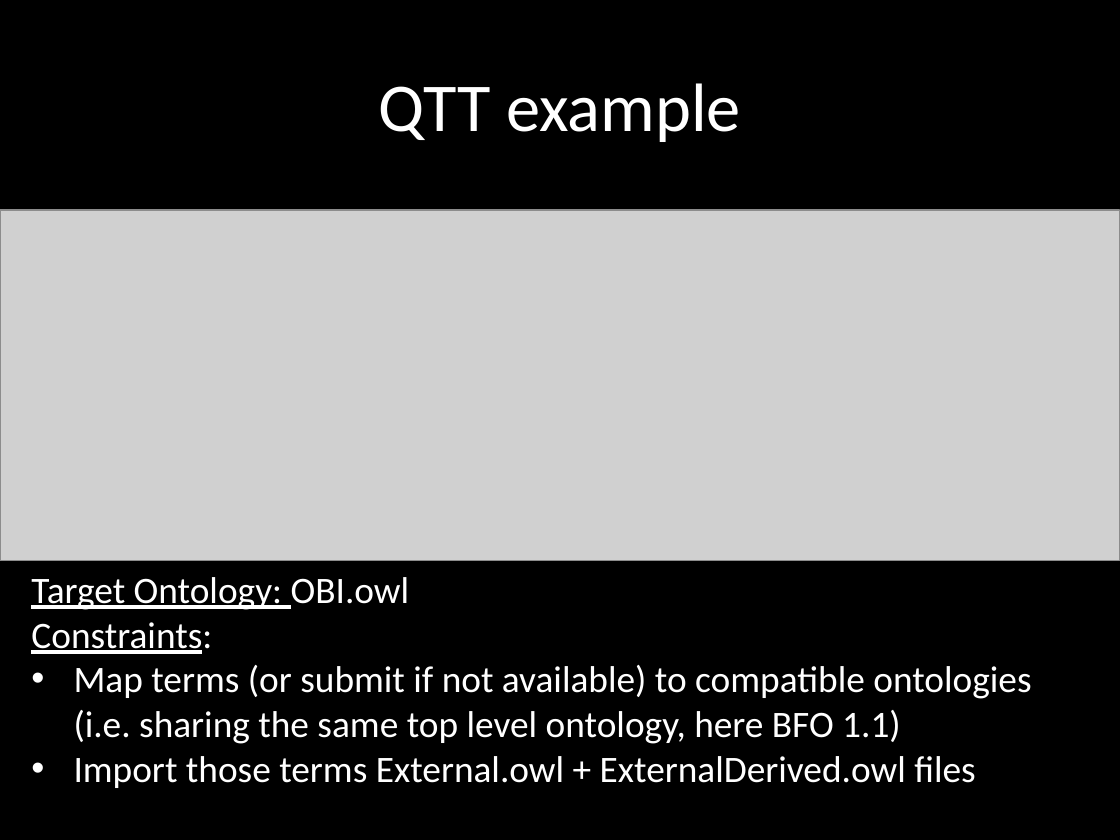
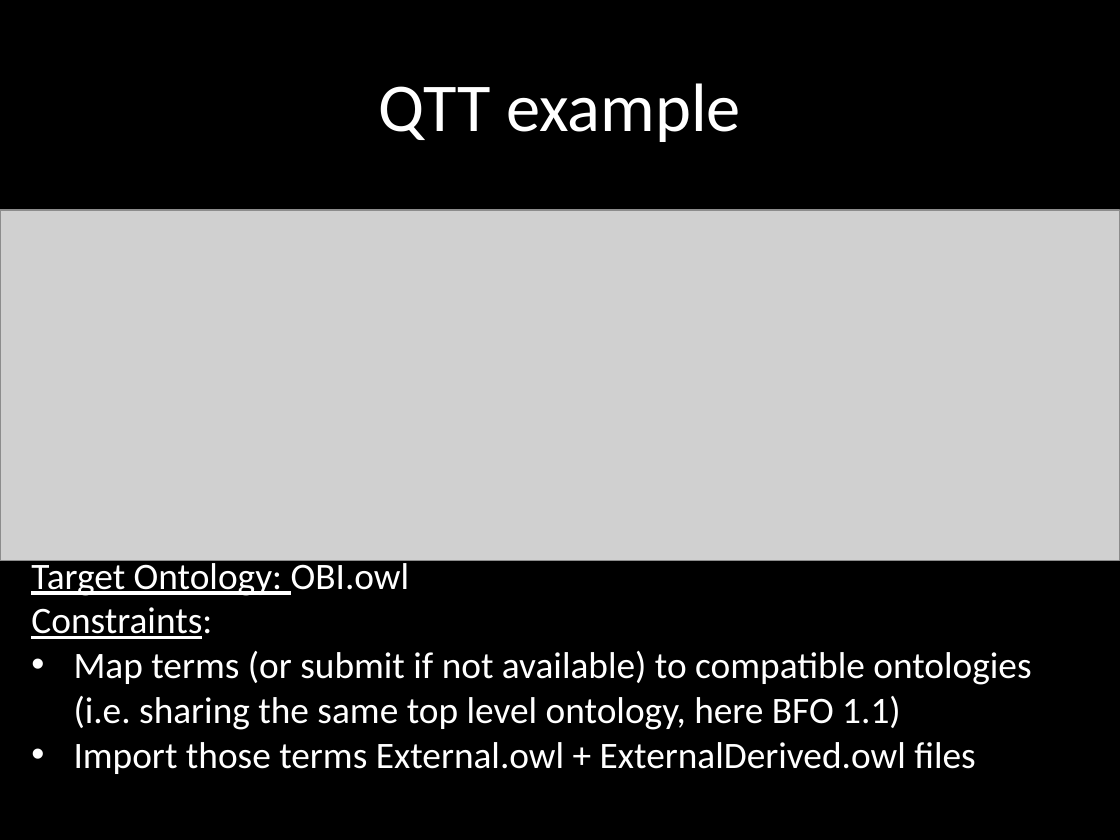
Before and after one commit to obi-ontology/obi-legacy-svn, a slide deck: slide 9 of trunk/docs/presentations/OBI tutorial July 2011 ICBO/OBI-QTT&designpatterns.pptx. Drawn at 1120x840 pixels with LibreOffice and Linux fonts; fonts in the diff are those of the drawing; grey boxes stand for pictures; background and template pictures are left out. Boxes give left, top, right and bottom in pixels: in the first picture for what was removed or moved away, otherwise in the second. Text is boxed around its words. In the diff, an @@ line names an element or a change of style, - is before the commit and + after.

```diff
--- a/trunk/docs/presentations/OBI tutorial July 2011 ICBO/OBI-QTT&designpatterns.pptx
+++ b/trunk/docs/presentations/OBI tutorial July 2011 ICBO/OBI-QTT&designpatterns.pptx
@@ text "Target Ontology: OBI.owl" rewrapped from [31,577,1031,788] to [31,558,1031,774] @@
```
Also in this commit, not shown: 1 other slide changed.
